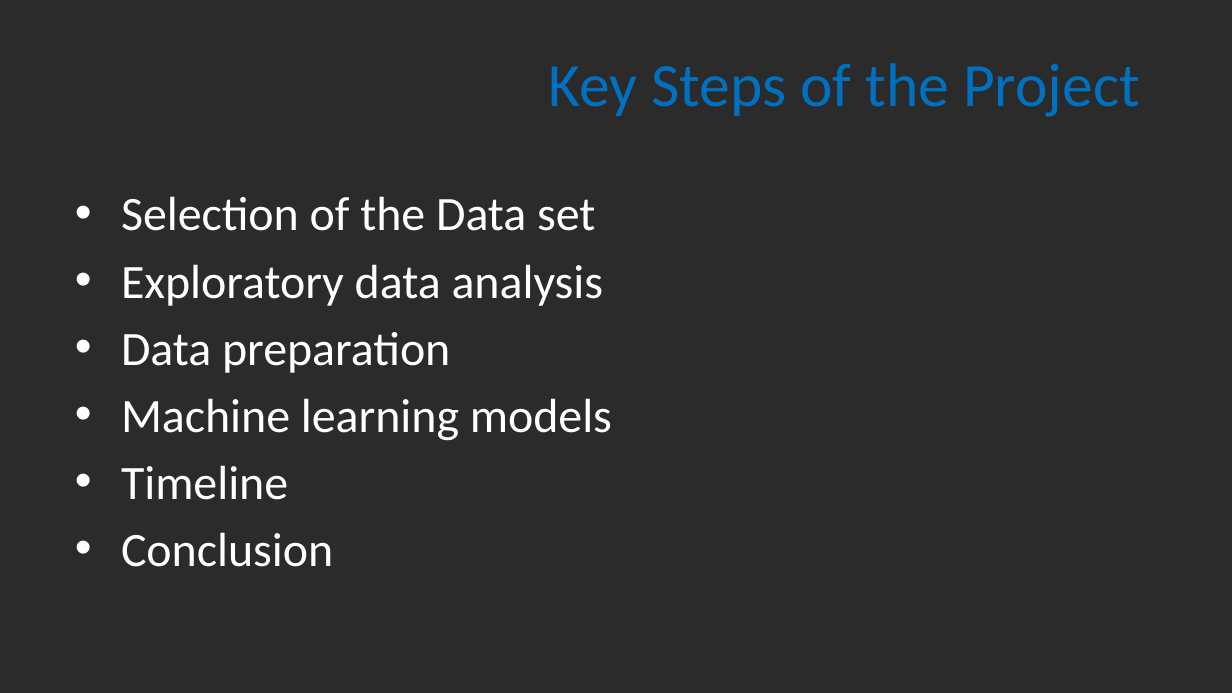
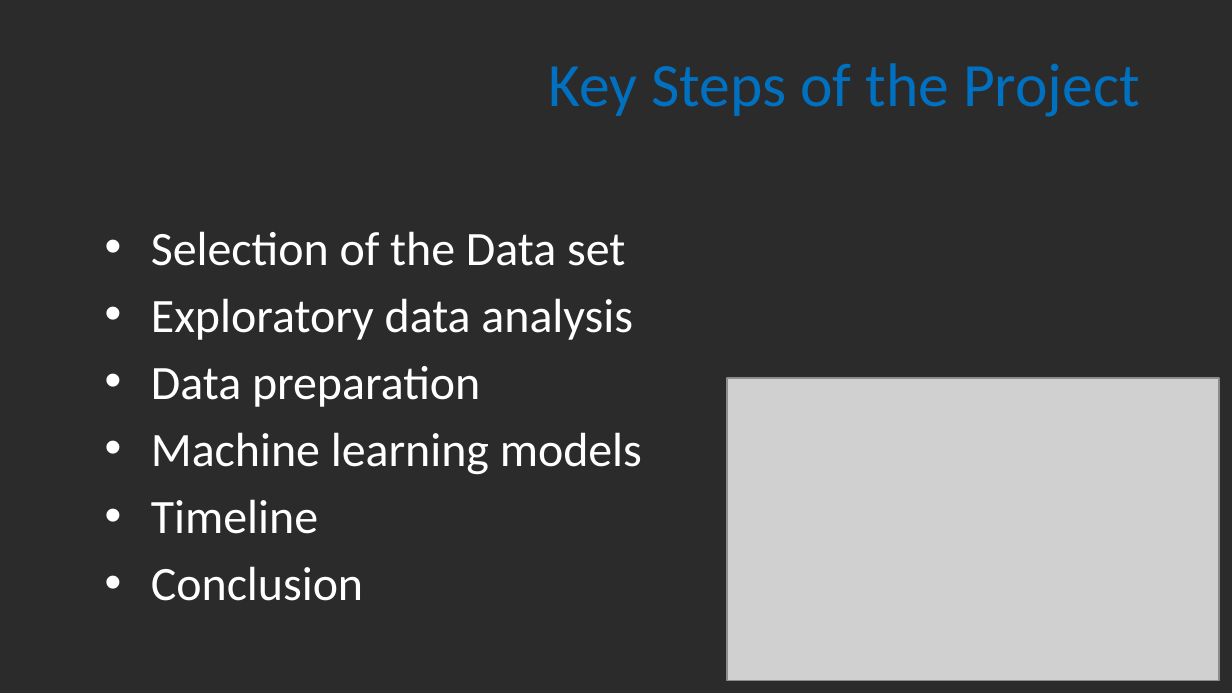
Before and after one commit to ZygimantasJakubauskas/Mashine-Learning-CA1, a slide deck: slide 2 of ML/PPT_ML_CA1_26 Nov 23.pptx. Drawn at 1232x693 pixels with LibreOffice and Linux fonts; fonts in the diff are those of the drawing; grey boxes stand for pictures; background and template pictures are left out; a plain dark background stands for a picture behind light text. Boxes give left, top, right and bottom in pixels: in the first picture for what was removed or moved away, otherwise in the second. Text is boxed around its words. In the diff, an @@ line names an element or a change of style, - is before the commit and + after.

```diff
--- a/ML/PPT_ML_CA1_26 Nov 23.pptx
+++ b/ML/PPT_ML_CA1_26 Nov 23.pptx
@@ text "Selection of the Data set": place and size @@
-text "Selection of the Data set" at [121,196,612,567]
+text "Selection of the Data set" at [151,231,642,601]
@@ picture added at [727,378,1218,680] @@
```
Also in this commit, not shown: 9 other slides changed, 1 slide added, 1 other file.
